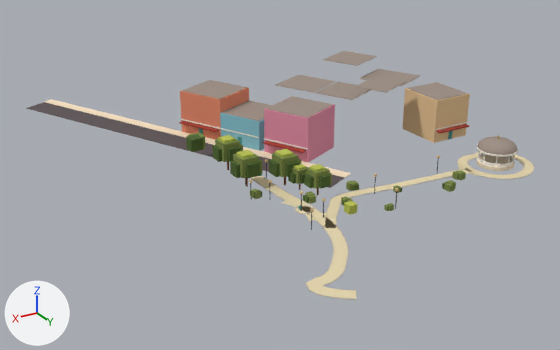
The glTF model newcity/chunk_-1_0.glb, before and after one commit.
Both versions are drawn from a 50 mm lens placed at (68.7, 108.6, 67.9), pointed at (-19.0, -37.6, -5.2). The lights are fixed; the arrows at lower left show +X, +Y and +Z. The picture after the commit comes second. Vertices at exactly the same position are counted once.

The older version as bpy lines, for what is in view:
```python
ob_chunk__1_0__building = bpy.data.objects.new('chunk_-1_0__building', me_bld_vee_right3)
ob_chunk__1_0__building.location = (0.0, 0.0, 0.0)
ob_chunk__1_0__ground = bpy.data.objects.new('chunk_-1_0__ground', me_walk_vee_right_walk0)
ob_chunk__1_0__ground.location = (0.0, 0.0, 0.0)
ob_chunk__1_0__tree = bpy.data.objects.new('chunk_-1_0__tree', me_trunk9)
ob_chunk__1_0__tree.location = (0.0, 0.0, 0.0)
# also in view: 'chunk_-1_0__feat_bandstand' at (-58.0, -7.0, 3.7)
```
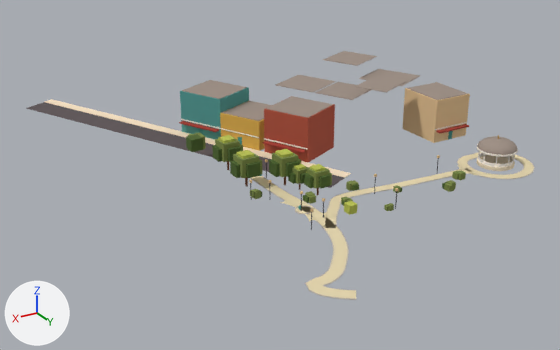
Location of each change, [x1, y1, x2, y2] in pixels of the pictures (560 x 350 px):
part 1 of me_bld_vee_right3, recoloured (orange to cyan)
    both: [180, 87, 249, 139]
part 2 of me_bld_vee_right3, recoloured (cyan to orange)
    both: [220, 102, 265, 151]
part 3 of me_bld_vee_right3, recoloured (pink to red)
    both: [264, 104, 335, 162]

Edits to the bpy script that builds the scene:
```text
Add mat_nc_brick:
    mat_nc_brick = principled_material('nc_brick')
    mat_nc_brick.base_color = (0.462, 0.0844, 0.0437)  # red #b5523b
    mat_nc_brick.roughness = 0.9
Add mat_nc_mustard:
    mat_nc_mustard = principled_material('nc_mustard')
    mat_nc_mustard.base_color = (0.745, 0.434, 0.0685)  # orange #e0b04a
    mat_nc_mustard.roughness = 0.9
Change me_bld_vee_right3:
    where me_bld_vee_right3.from_pydata(...)  # 192 vertices, 288 faces; spans x -65.9..-4.6, y -68.9..-23.4, z 0.0..14.3
    used by ob_chunk__1_0__building; location = (0.0, 0.0, 0.0)
    me_bld_vee_right3 part 1: all 12 faces that had it switch from mat_nc_salmon (orange #e58a6a) to mat_nc_teal (cyan #4f9a94)
    me_bld_vee_right3 part 2: all 12 faces that had it switch from mat_nc_teal_light (cyan #85c1cf) to mat_nc_mustard (orange #e0b04a)
    me_bld_vee_right3 part 3: all 12 faces that had it switch from mat_nc_pink (pink #e58fa8) to mat_nc_brick (red #b5523b)
```
